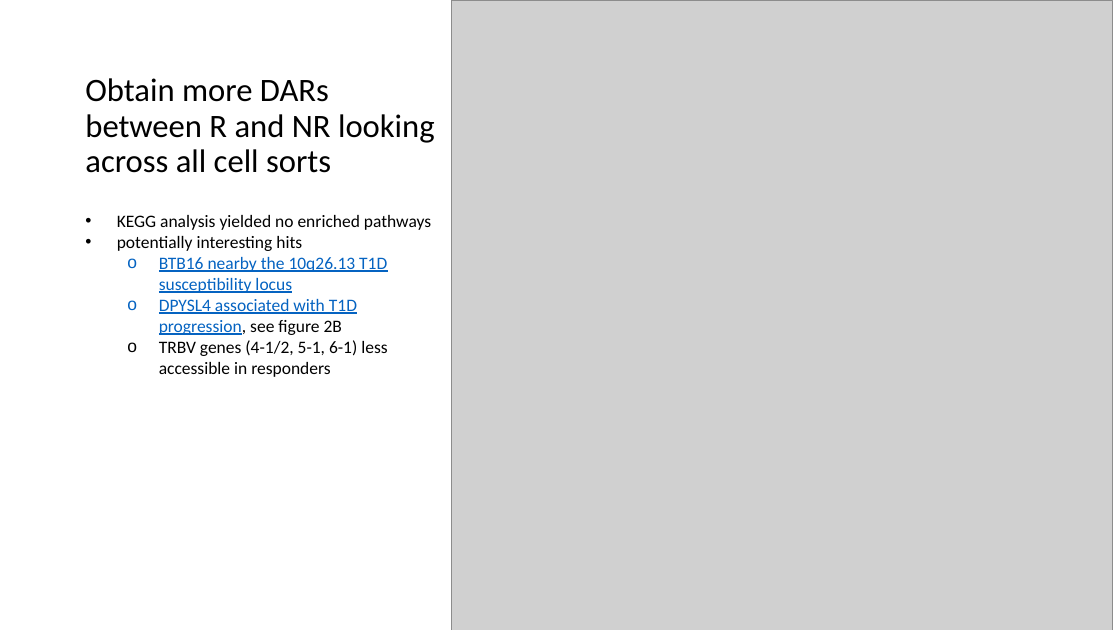
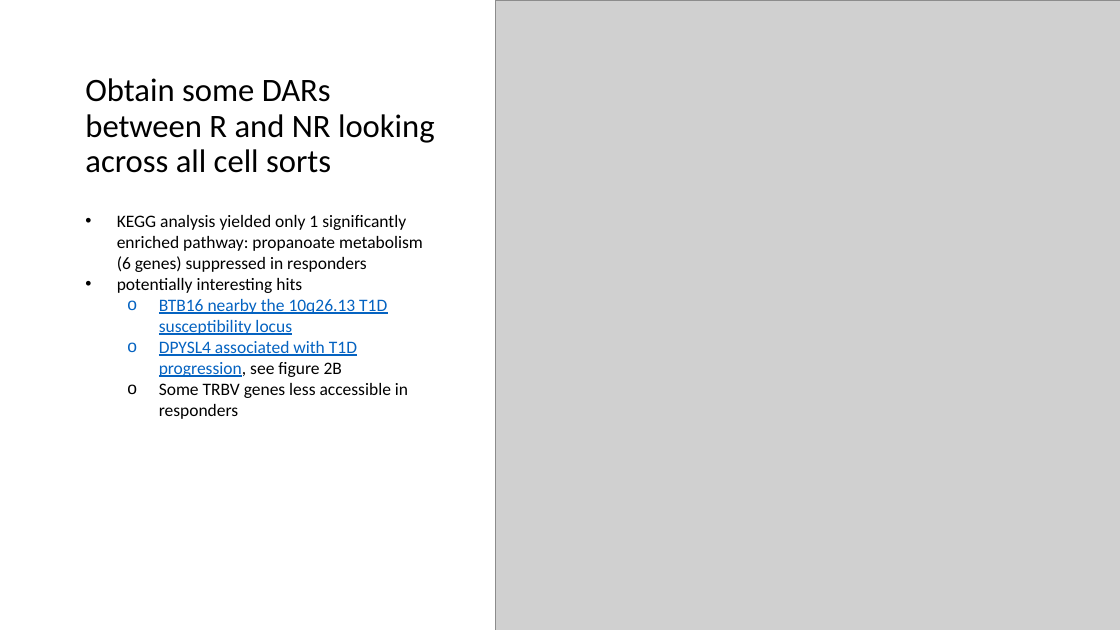
Before and after one commit to tybottorff/bottorffdocs, a slide deck: slide 8 of presentations/weekly_meetings/6_13_24.pptx. Drawn at 1120x630 pixels with LibreOffice and Linux fonts; fonts in the diff are those of the drawing; grey boxes stand for pictures. Boxes give left, top, right and bottom in pixels: in the first picture for what was removed or moved away, otherwise in the second. Text is boxed around its words. In the diff, an @@ line names an element or a change of style, - is before the commit and + after.

```diff
--- a/presentations/weekly_meetings/6_13_24.pptx
+++ b/presentations/weekly_meetings/6_13_24.pptx
@@ picture: place and size @@
-picture at bbox=[451, 0, 1112, 630]
+picture at bbox=[495, 0, 1120, 630]
@@ title at bbox=[85, 78, 435, 173]: text changed @@
-Obtain more DARs between R and NR looking across all cell sorts
+Obtain some DARs between R and NR looking across all cell sorts
@@ text at bbox=[117, 215, 423, 272]: text changed @@
-• KEGG analysis yielded no enriched pathways
+• KEGG analysis yielded only 1 significantly enriched pathway: propanoate metabolism (6 genes) suppressed in responders
@@ text at bbox=[159, 383, 408, 419]: text changed @@
-  o TRBV genes (4-1/2, 5-1, 6-1) less accessible in responders
+  o Some TRBV genes less accessible in responders
```
Also in this commit, not shown: 2 other slides changed.
